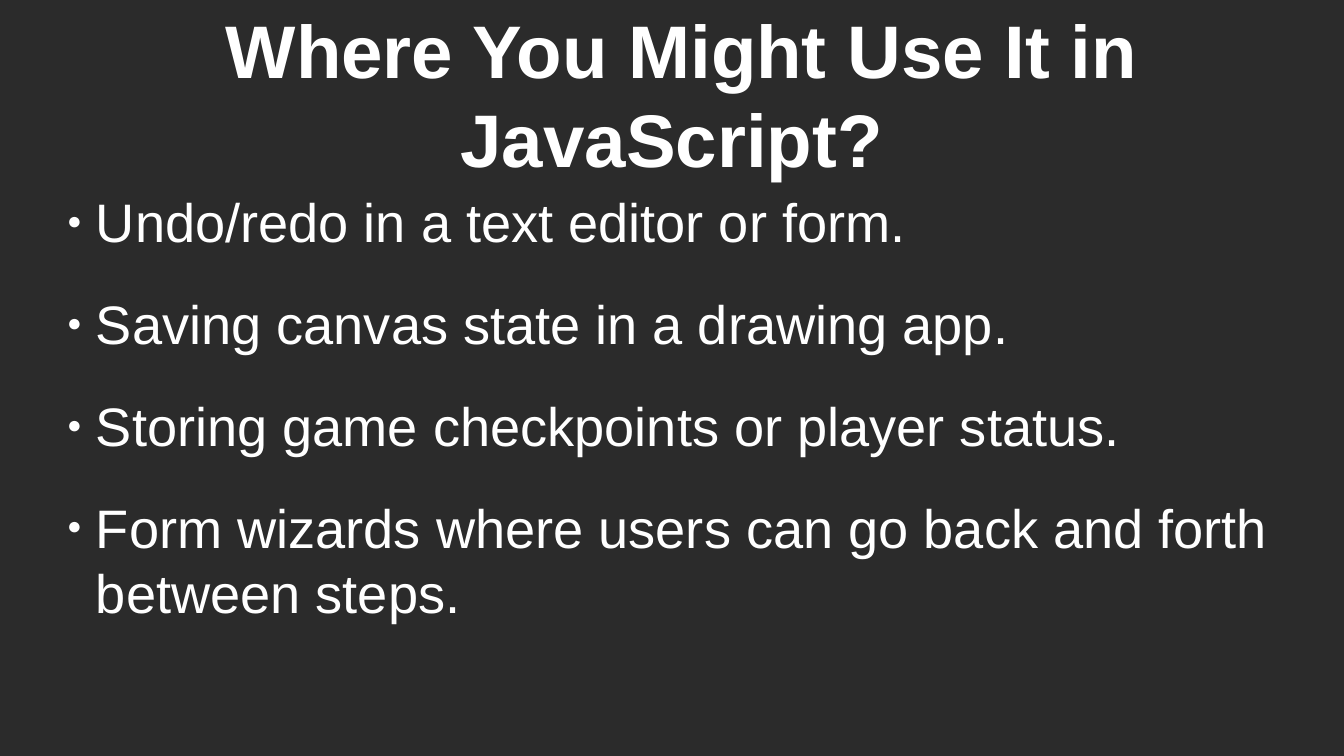
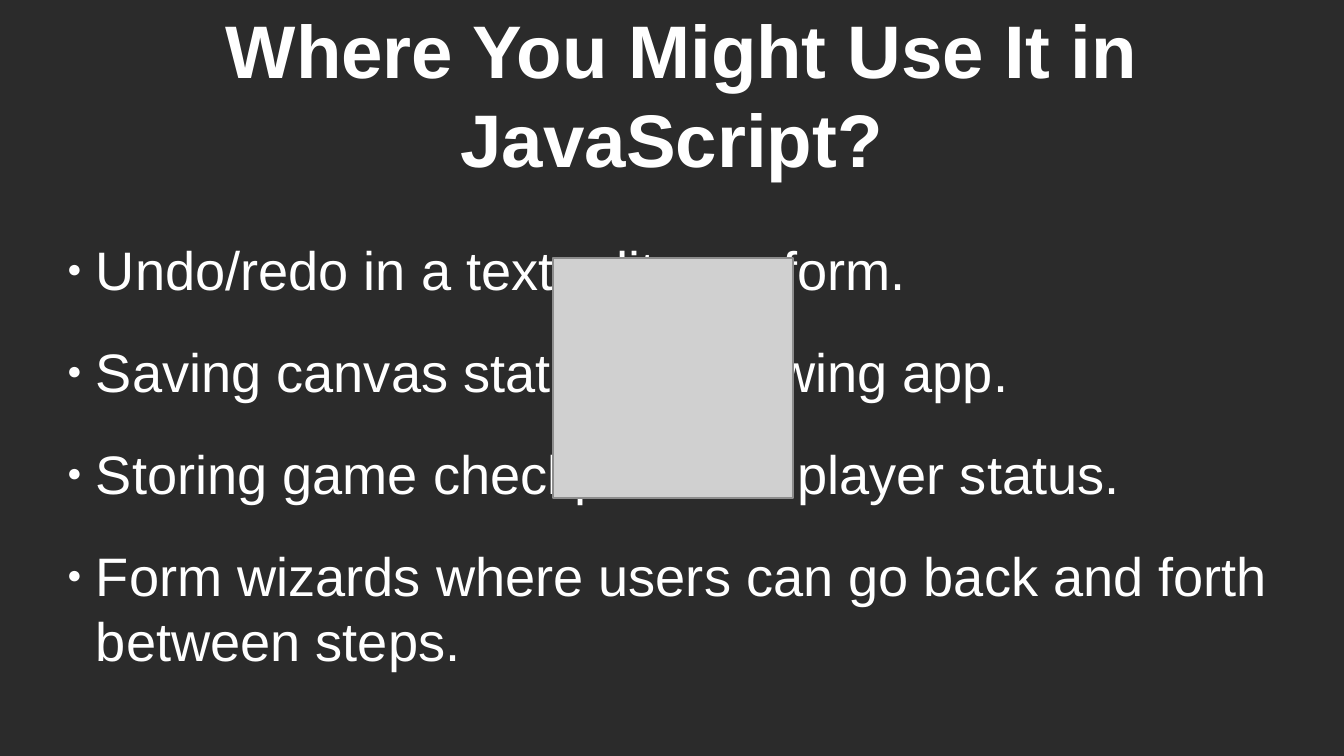
Before and after one commit to RayAndrade/JavaScriptStudy, a slide deck: slide 16 of Behavioral/Memento/intro.odp (slide 12 before the commit). Drawn at 1344x756 pixels with LibreOffice and Linux fonts; fonts in the diff are those of the drawing; grey boxes stand for pictures; background and template pictures are left out; a plain dark background stands for a picture behind light text. Boxes give left, top, right and bottom in pixels: in the first picture for what was removed or moved away, otherwise in the second. Text is boxed around its words. In the diff, an @@ line names an element or a change of style, - is before the commit and + after.

```diff
--- a/Behavioral/Memento/intro.odp
+++ b/Behavioral/Memento/intro.odp
@@ subtitle "Undo/redo in a text editor ..." at <box>96,248,1267,671</box>: vertical alignment middle to top @@
@@ picture added at <box>554,259,794,499</box> @@
```
Also in this commit, not shown: 2 other slides changed, 9 slides added, 12 other files.
